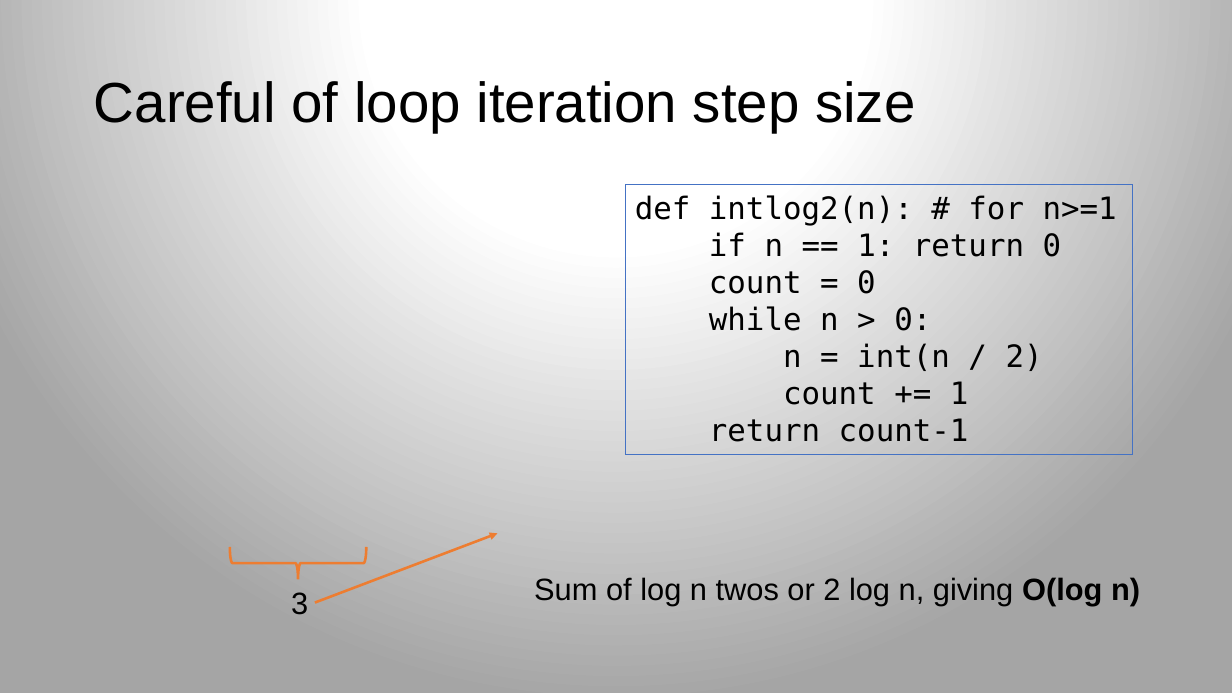
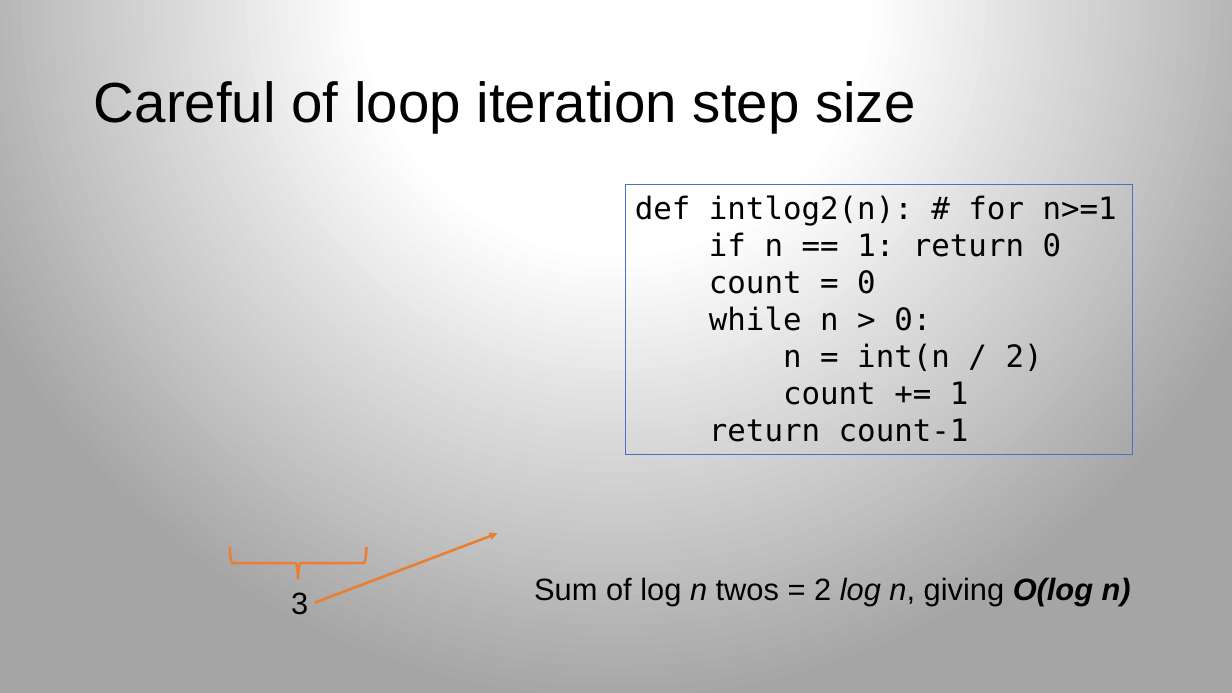
Before and after one commit to parrt/msds689, a slide deck: slide 21 of notes/complexity.pptx (slide 20 before the commit). Drawn at 1232x693 pixels with LibreOffice and Linux fonts; fonts in the diff are those of the drawing; grey boxes stand for pictures; background and template pictures are left out. Boxes give left, top, right and bottom in pixels: in the first picture for what was removed or moved away, otherwise in the second. Text is boxed around its words. In the diff, an @@ line names an element or a change of style, - is before the commit and + after.

```diff
--- a/notes/complexity.pptx
+++ b/notes/complexity.pptx
@@ text at (x1=534, y1=577, x2=1131, y2=606): text changed @@
-Sum of log n twos or 2 log n, giving O(log n)
+Sum of log n twos = 2 log n, giving O(log n)
```
Also in this commit, not shown: 4 other slides changed, 6 slides added, 3 other files.
